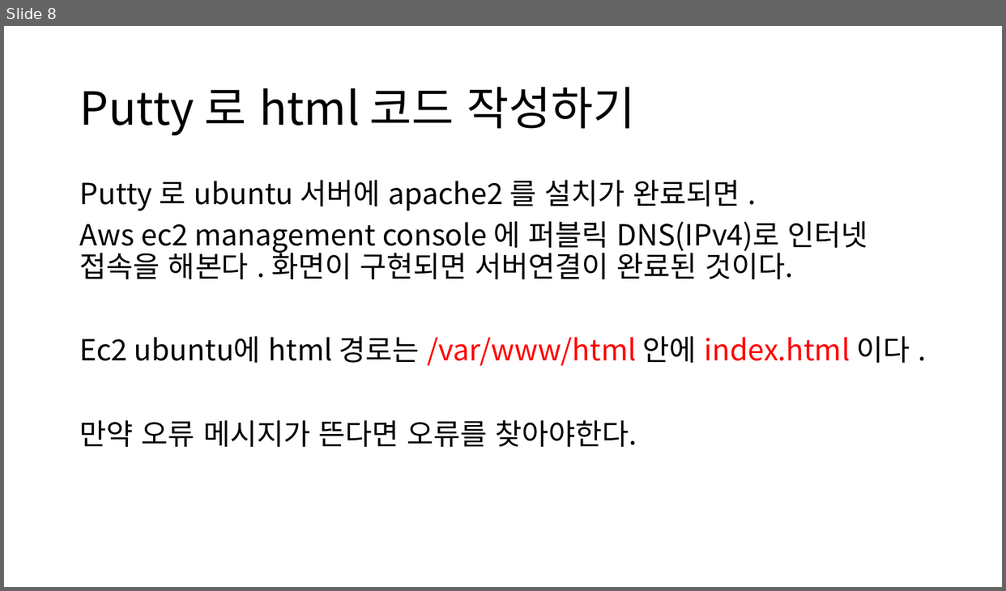
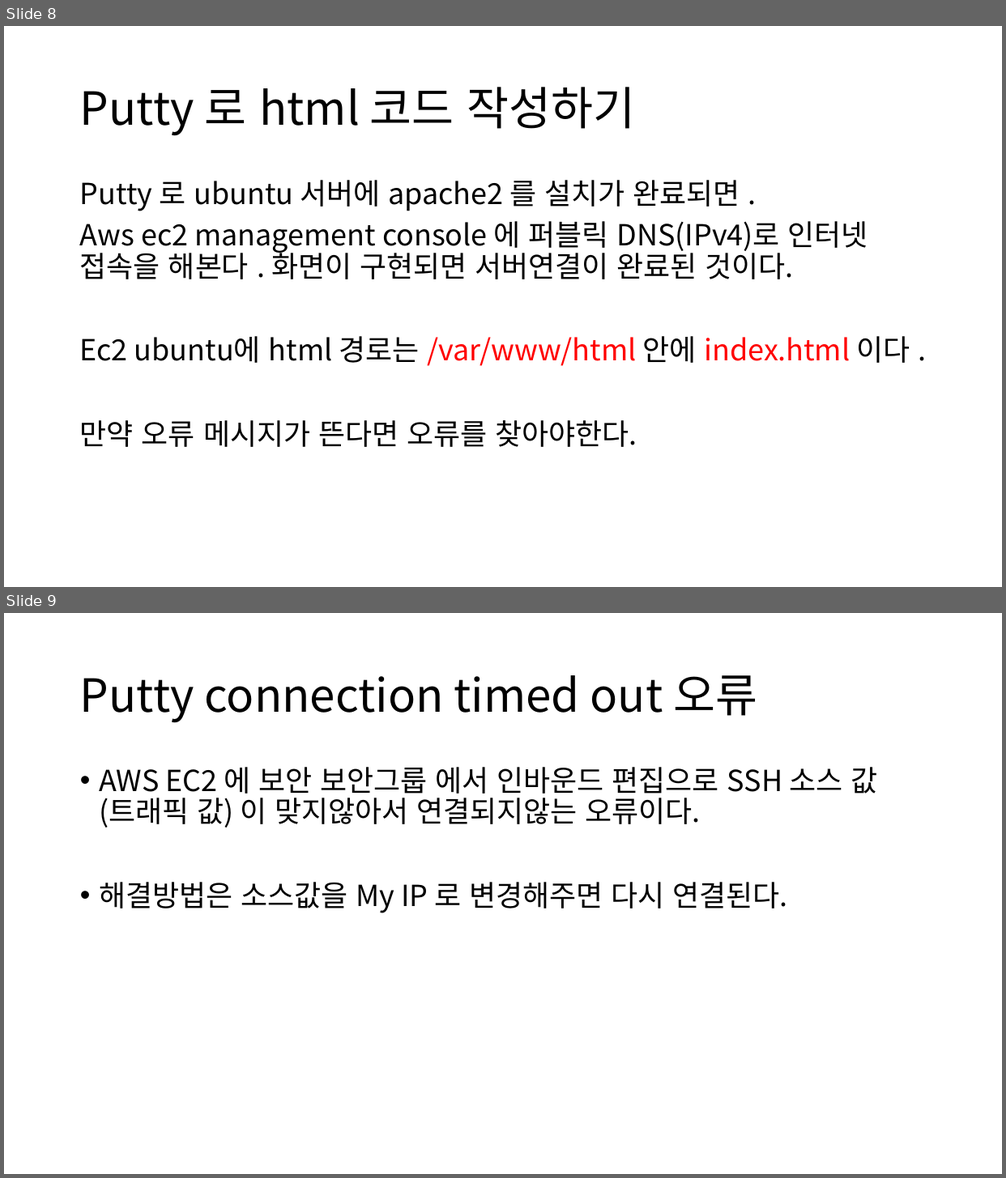
Before and after one commit to comettlee/My_study, a slide deck: AWS.pptx. Shown one above the other, each under a label of ours: slide 8 before the commit, slides 8 and 9 after it. The pictures are 1006x591 and 1006x1178 pixels, drawn with LibreOffice and Linux fonts; fonts in the diff are those of the drawing. Boxes give left, top, right and bottom in pixels: in the first picture for what was removed or moved away, otherwise in the second. Text is boxed around its words. In the diff, an @@ line names an element or a change of style, - is before the commit and + after.

```diff
--- a/AWS.pptx
+++ b/AWS.pptx
@@ slide 9 added at box(4, 613, 1002, 1174), background #FFFFFF @@
@@ title added at box(80, 675, 758, 723), 44 pt, text #000000 @@
+Putty connection timed out 오류
@@ text added at box(99, 767, 877, 914), 28 pt, text #000000 @@
+• AWS EC2 에 보안 보안그룹 에서 인바운드 편집으로 SSH 소스 값 (트래픽 값) 이 맞지않아서 연결되지않는 오류이다.
+• 해결방법은 소스값을 My IP 로 변경해주면 다시 연결된다.
```
Also in this commit, not shown: 1 other slide added.
